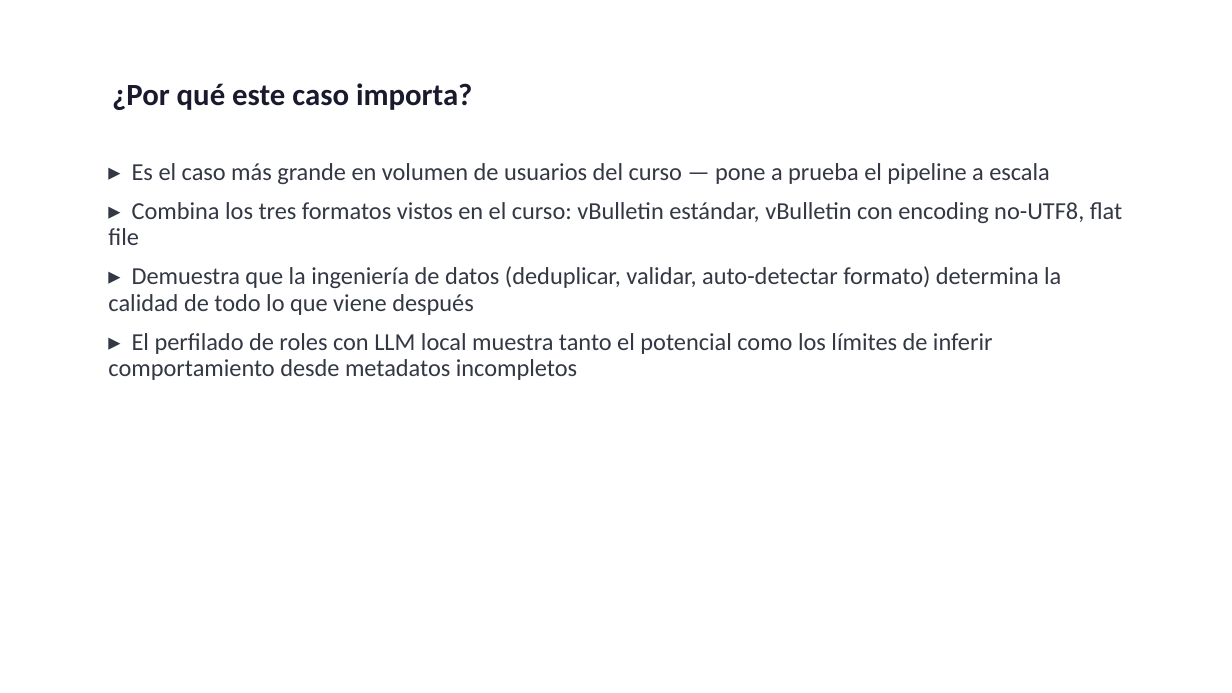
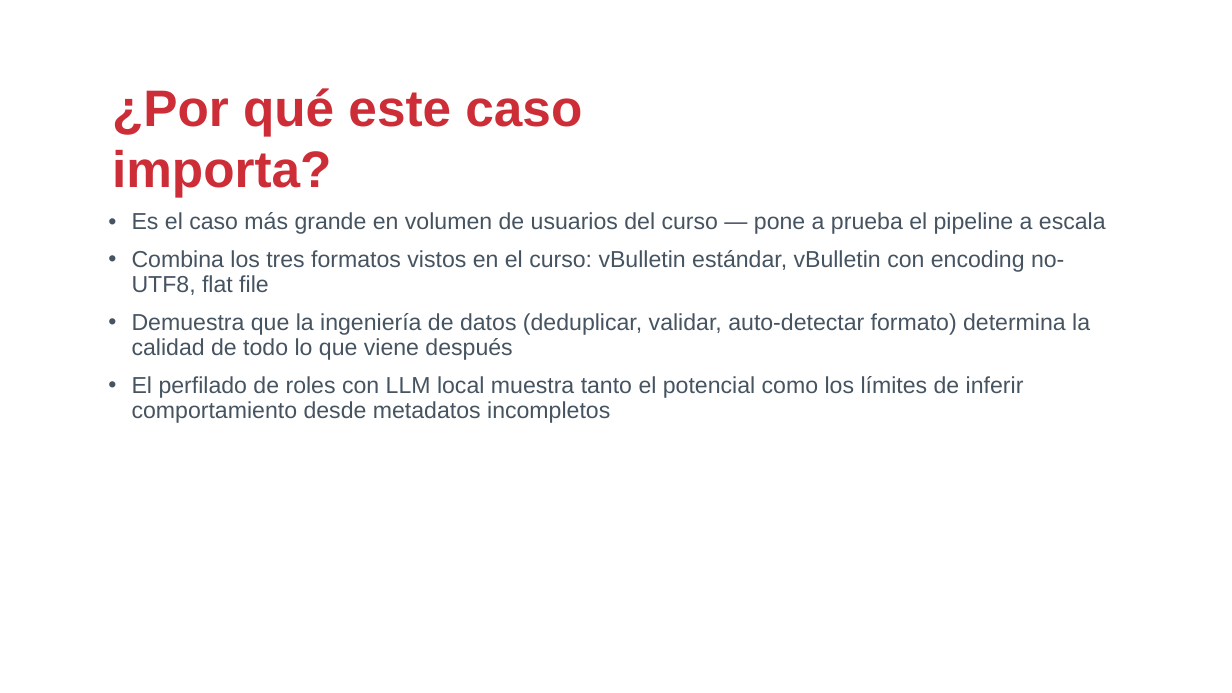
Before and after one commit to drj3ky11/FearOfTheDark, a slide deck: slide 21 of CardingForums/csbc26_caso_cardingforums.pptx. Drawn at 1232x693 pixels with LibreOffice and Linux fonts; fonts in the diff are those of the drawing; background and template pictures are left out. Boxes give left, top, right and bottom in pixels: in the first picture for what was removed or moved away, otherwise in the second. Text is boxed around its words. In the diff, an @@ line names an element or a change of style, - is before the commit and + after.

Commit message:
fix: use template's actual font/color styles instead of invented ones
Inherit the real per-placeholder styles baked into the brand template's
layouts (Arial, brand red CD2D37 title, slate-gray body, native bullet
image) instead of hand-picked colors. Fixes two bugs surfaced by the
larger inherited title size: word-wrap-aware spacing so long titles no
longer collide with body text, and a python-pptx placeholder-resize bug
that was zeroing out shape width and hiding bullets.

```diff
--- a/CardingForums/csbc26_caso_cardingforums.pptx
+++ b/CardingForums/csbc26_caso_cardingforums.pptx
@@ text "¿Por qué este caso importa?" at box(112, 88, 582, 198): size 24 to 40 pt, font Calibri to Arial, text colour #1A1A2E to #CD2D37 @@
@@ text at box(132, 212, 1106, 423): text changed; size 19 to 18 pt; font Calibri to Arial; text colour #333844 to #465461 @@
-▸ Es el caso más grande en volumen de usuarios del curso — pone a prueba el pipeline a escala
-▸ Combina los tres formatos vistos en el curso: vBulletin estándar, vBulletin con encoding no-UTF8, flat file
-▸ Demuestra que la ingeniería de datos (deduplicar, validar, auto-detectar formato) determina la calidad de todo lo que viene después
-▸ El perfilado de roles con LLM local muestra tanto el potencial como los límites de inferir comportamiento desde metadatos incompletos
+• Es el caso más grande en volumen de usuarios del curso — pone a prueba el pipeline a escala
+• Combina los tres formatos vistos en el curso: vBulletin estándar, vBulletin con encoding no-UTF8, flat file
+• Demuestra que la ingeniería de datos (deduplicar, validar, auto-detectar formato) determina la calidad de todo lo que viene después
+• El perfilado de roles con LLM local muestra tanto el potencial como los límites de inferir comportamiento desde metadatos incompletos
```
Also in this commit, not shown: 20 other slides changed, 7 other files.
